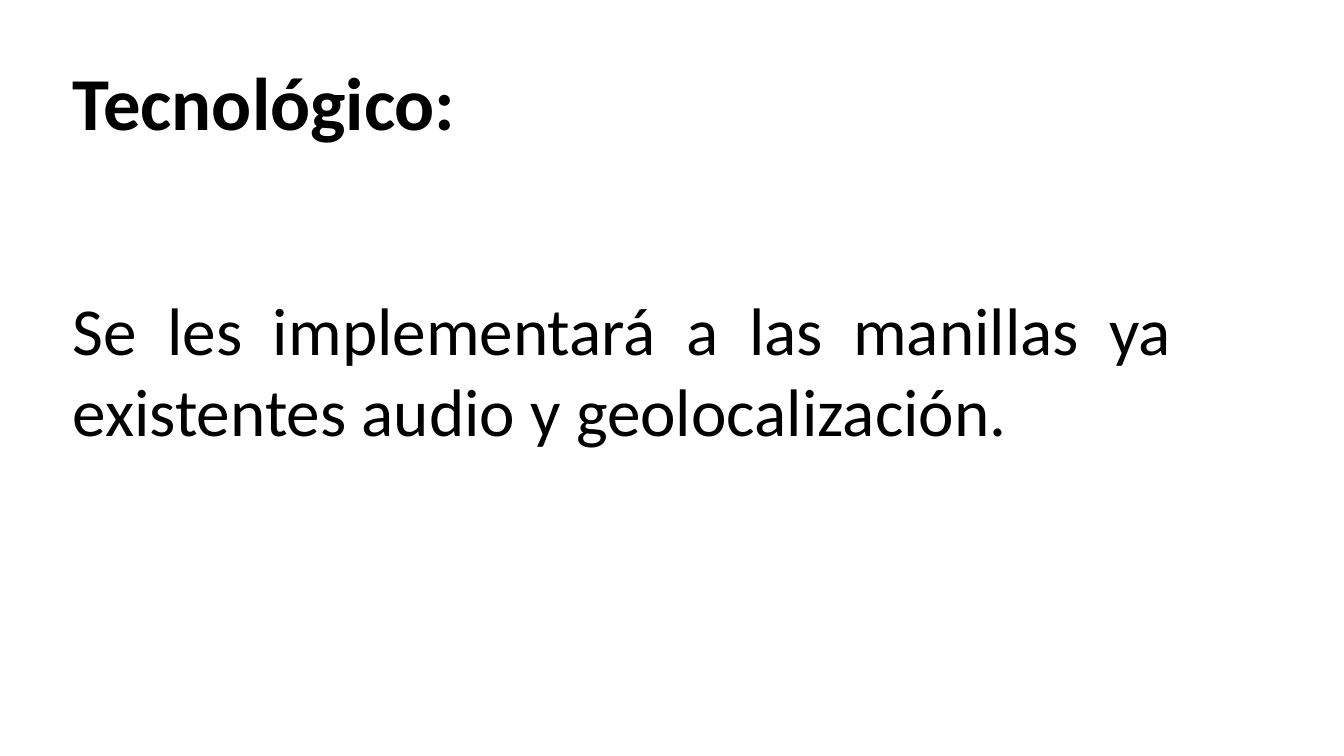
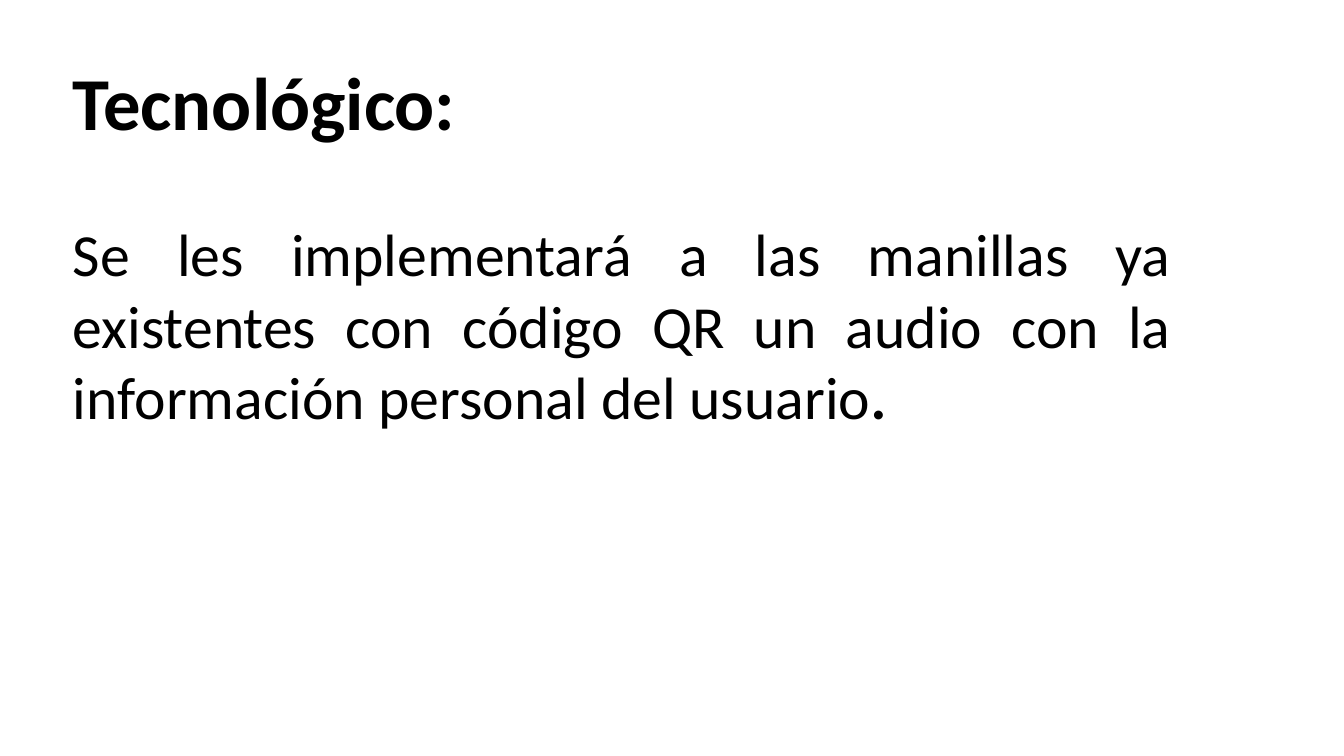
Before and after one commit to Dalvarez491/IdHand, a slide deck: slide 16 of Justificación/IdHand deapositivas.pptx (slide 15 before the commit). Drawn at 1344x756 pixels with LibreOffice and Linux fonts; fonts in the diff are those of the drawing; background and template pictures are left out. Boxes give left, top, right and bottom in pixels: in the first picture for what was removed or moved away, otherwise in the second. Text is boxed around its words. In the diff, an @@ line names an element or a change of style, - is before the commit and + after.

```diff
--- a/Justificación/IdHand deapositivas.pptx
+++ b/Justificación/IdHand deapositivas.pptx
@@ text at <box>73,234,1171,429</box>: text changed; size 36 to 32 pt @@
-Se les implementará a las manillas ya existentes audio y geolocalización.
+Se les implementará a las manillas ya existentes con código QR un audio con la información personal del usuario.
```
Also in this commit, not shown: 2 other slides changed, 1 slide added, 1 other file.
